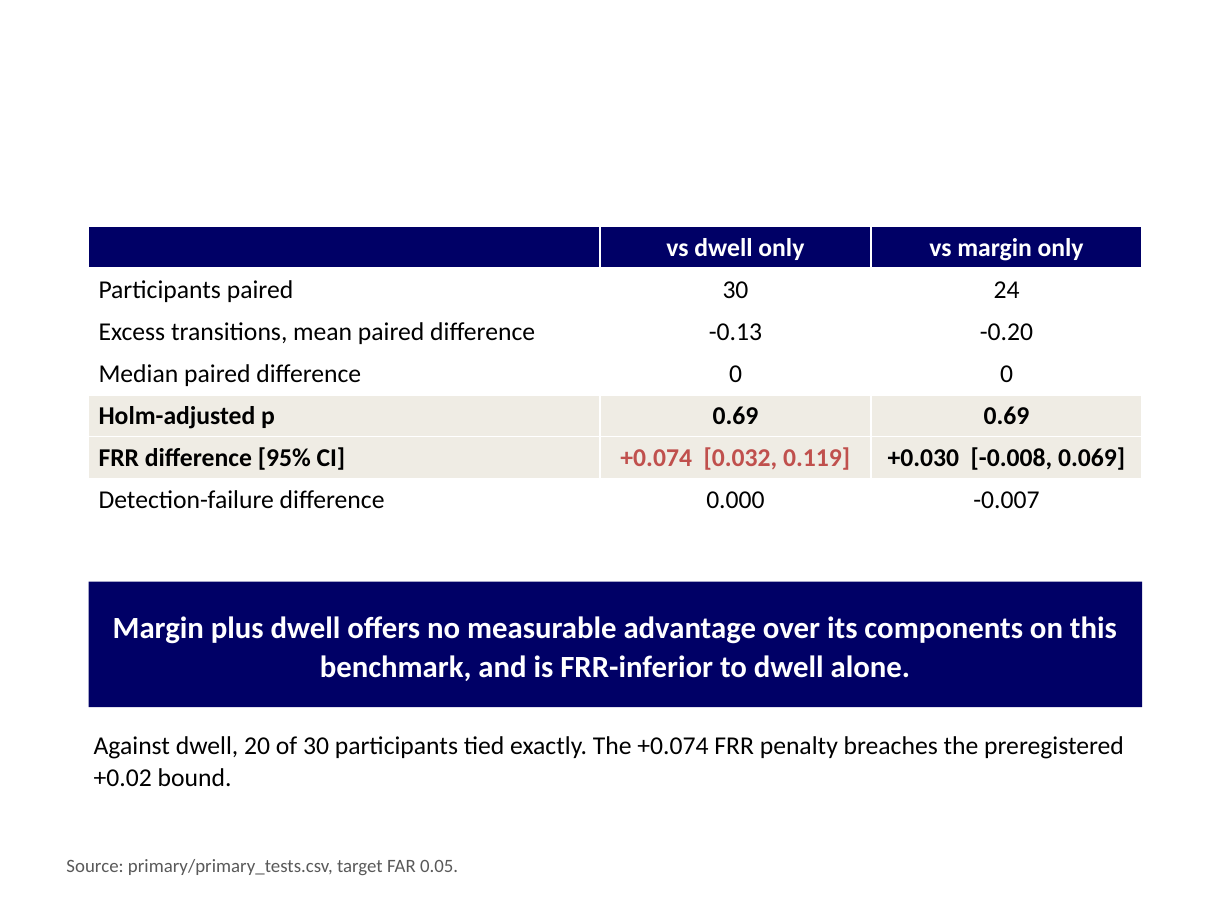
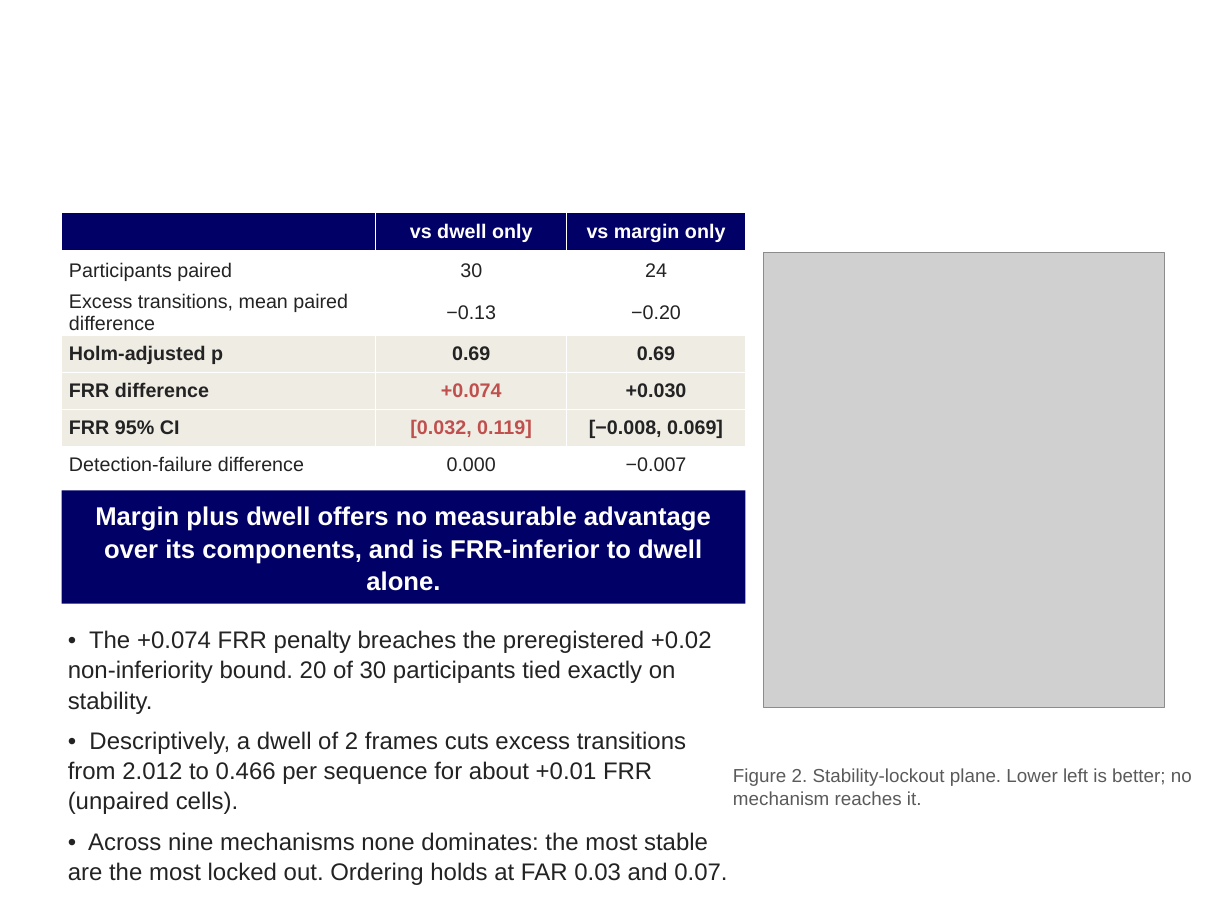
Before and after one commit to TerryBinful/contectAware, a slide deck: slide 9 of docs/Stage2/presentation/CSCD601_Viva_Presentation.pptx (slide 7 before the commit). Drawn at 1232x924 pixels with LibreOffice and Linux fonts; fonts in the diff are those of the drawing; grey boxes stand for pictures; background and template pictures are left out. Boxes give left, top, right and bottom in pixels: in the first picture for what was removed or moved away, otherwise in the second. Text is boxed around its words. In the diff, an @@ line names an element or a change of style, - is before the commit and + after.

```diff
--- a/docs/Stage2/presentation/CSCD601_Viva_Presentation.pptx
+++ b/docs/Stage2/presentation/CSCD601_Viva_Presentation.pptx
@@ table at <box>62,212,745,475</box> @@
-row 3: Excess transitions, mean paired difference | -0.13 | -0.20
-row 4: Median paired difference | 0 | 0
+row 3: Excess transitions, mean paired difference | −0.13 | −0.20
-row 6: FRR difference [95% CI] | +0.074 [0.032, 0.119] | +0.030 [-0.008, 0.069]
-row 7: Detection-failure difference | 0.000 | -0.007
+row 5: FRR difference | +0.074 | +0.030
+row 6: FRR 95% CI | [0.032, 0.119] | [−0.008, 0.069]
+row 7: Detection-failure difference | 0.000 | −0.007
@@ fill #FFFFFF to #EFECE4 in row 4 @@
@@ size 15 to 11.5 pt, font Calibri to Arial in "vs dwell only", "vs margin only", "Participants paired", "30" and 4 more places @@
@@ text colour #000000 to #232323 in "Participants paired", "30", "24", "Excess transitions, mean paired difference" and 2 more places @@
@@ table: place and size @@
-table at <box>89,227,1142,520</box>
+table at <box>62,212,745,475</box>
@@ picture added at <box>764,253,1164,707</box> @@
@@ rectangle "Margin plus dwell offers no ...": place and size @@
-rectangle "Margin plus dwell offers no ..." at <box>89,582,1142,707</box>
+rectangle "Margin plus dwell offers no ..." at <box>62,490,745,604</box>
@@ text in rectangle at <box>95,506,711,591</box>: text changed; size 18 to 15 pt; font Calibri to Arial @@
-Margin plus dwell offers no measurable advantage over its components on this benchmark, and is FRR-inferior to dwell alone.
+Margin plus dwell offers no measurable advantage over its components, and is FRR-inferior to dwell alone.
@@ text added at <box>68,630,727,885</box>, 14 pt, text #232323 @@
+• The +0.074 FRR penalty breaches the preregistered +0.02 non-inferiority bound. 20 of 30 participants tied exactly on stability.
+• Descriptively, a dwell of 2 frames cuts excess transitions from 2.012 to 0.466 per sequence for about +0.01 FRR (unpaired cells).
+• Across nine mechanisms none dominates: the most stable are the most locked out. Ordering holds at FAR 0.03 and 0.07.
@@ text removed at <box>94,736,1124,786</box> @@
-Against dwell, 20 of 30 participants tied exactly. The +0.074 FRR penalty breaches the preregistered +0.02 bound.
@@ text added at <box>733,768,1192,805</box>, 11 pt, text #5A5A5A @@
+Figure 2. Stability-lockout plane. Lower left is better; no mechanism reaches it.
@@ text removed at <box>66,859,458,875</box> @@
-Source: primary/primary_tests.csv, target FAR 0.05.
```
Also in this commit, not shown: 4 other slides changed, 7 slides added, 6 slides removed, 7 other files.
